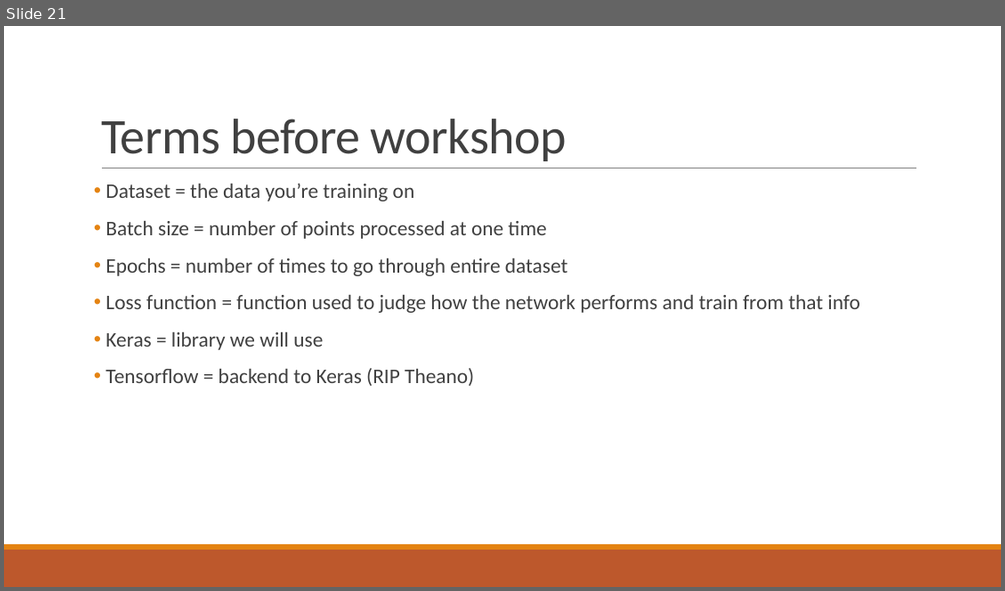
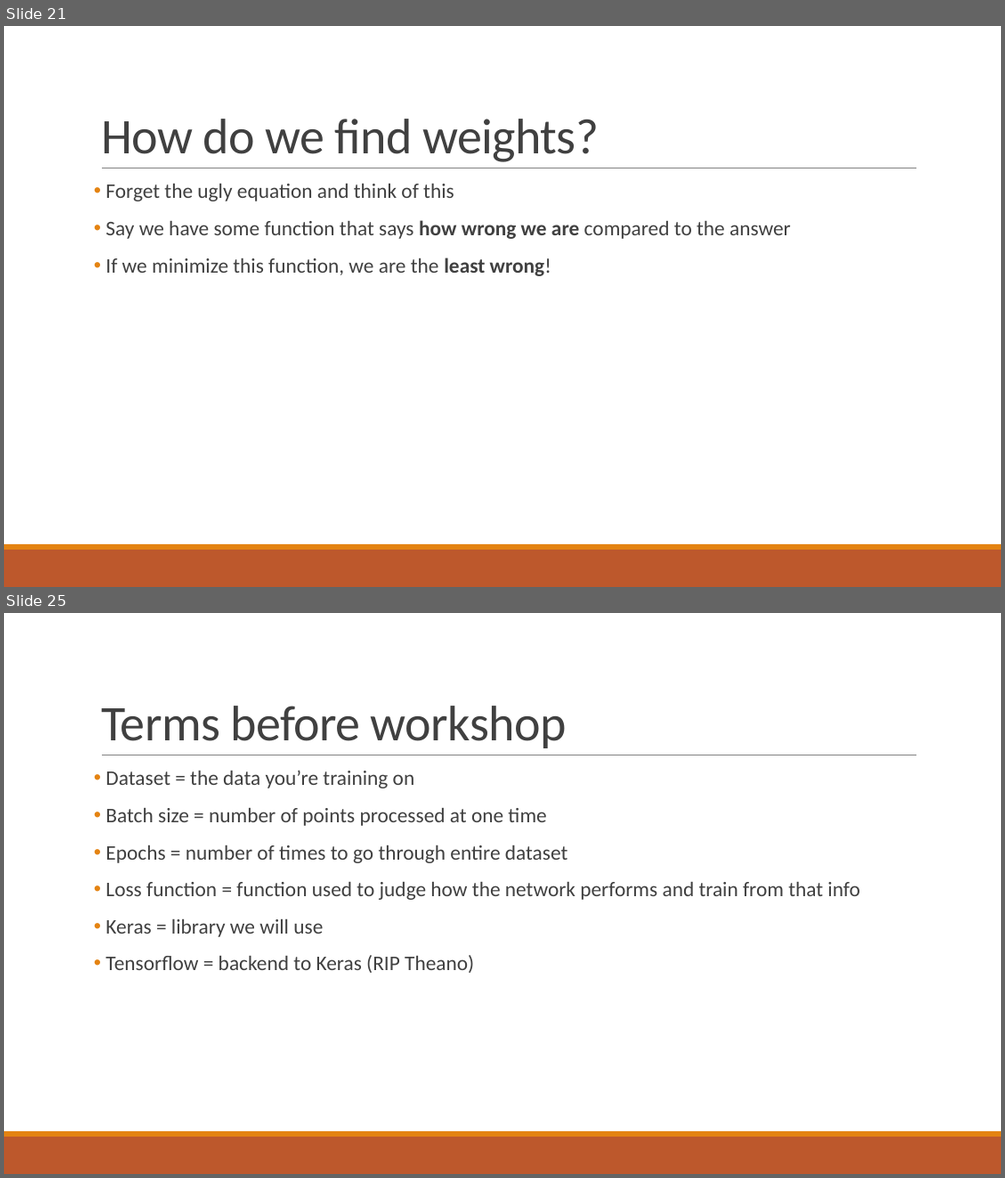
Before and after one commit to santacml/Keras_Talk_IEEE, a slide deck: Talk Files/Yet Another Neural Network Intro (YANNI).pptx. Shown one above the other, each under a label of ours: slide 21 before the commit, slides 21 and 25 after it; the slides between them are not shown. The pictures are 1005x591 and 1005x1178 pixels, drawn with LibreOffice and Linux fonts; fonts in the diff are those of the drawing. Boxes give left, top, right and bottom in pixels: in the first picture for what was removed or moved away, otherwise in the second. Text is boxed around its words. In the diff, an @@ line names an element or a change of style, - is before the commit and + after.

```diff
--- a/Talk Files/Yet Another Neural Network Intro (YANNI).pptx
+++ b/Talk Files/Yet Another Neural Network Intro (YANNI).pptx
@@ slide 21 added at (4,26,1001,587), background #FFFFFF; not listed: 3 template elements that a slide beside it also shows @@
@@ title added at (101,119,599,162), 48 pt, text #404040 @@
+How do we find weights?
@@ text added at (105,184,791,276), 20 pt, text #404040 @@
+• Forget the ugly equation and think of this
+• Say we have some function that says how wrong we are compared to the answer
+• If we minimize this function, we are the least wrong!
@@ what was slide 21 is now slide 25 @@
```
Also in this commit, not shown: 15 slides changed, 3 other slides added.
